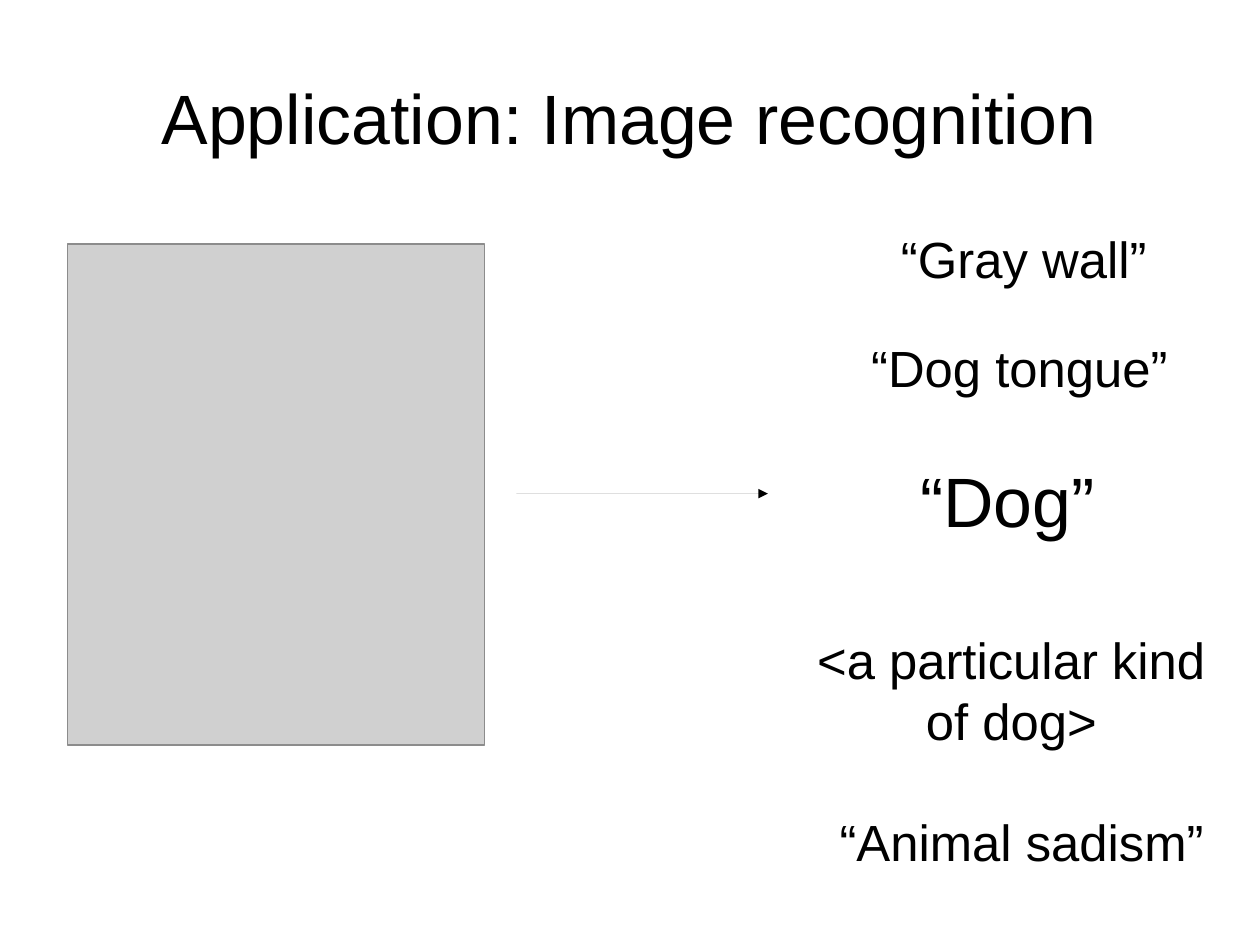
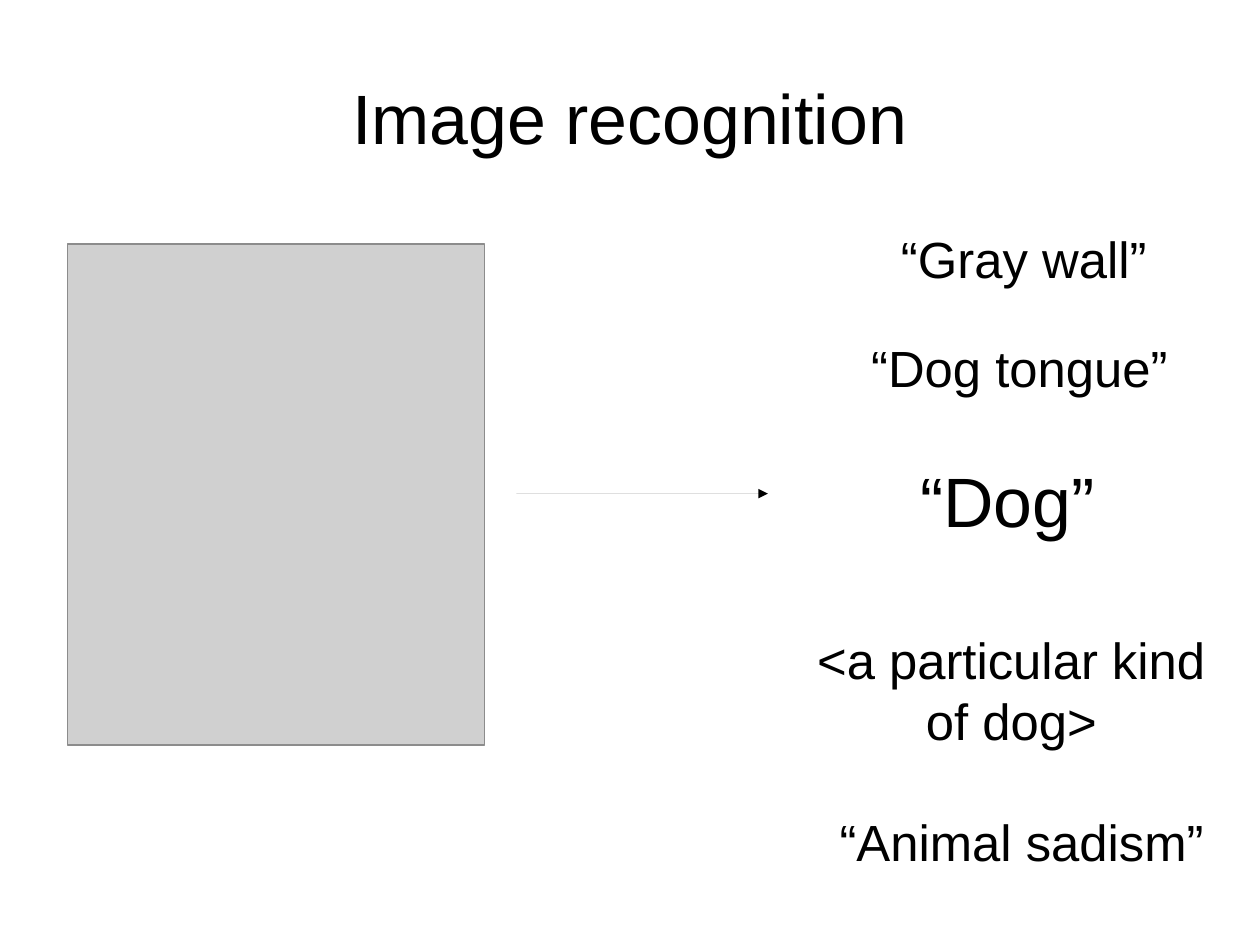
Before and after one commit to yandexdataschool/Practical_DL, a slide deck: slide 3 of week2/lecture2.odp. Drawn at 1260x945 pixels with LibreOffice and Linux fonts; fonts in the diff are those of the drawing; grey boxes stand for pictures. Boxes give left, top, right and bottom in pixels: in the first picture for what was removed or moved away, otherwise in the second. Text is boxed around its words. In the diff, an @@ line names an element or a change of style, - is before the commit and + after.

```diff
--- a/week2/lecture2.odp
+++ b/week2/lecture2.odp
@@ title at [352, 93, 906, 157]: text changed @@
-Application: Image recognition
+Image recognition
```
Also in this commit, not shown: 4 other slides changed, 6 slides added, 1 other file.
